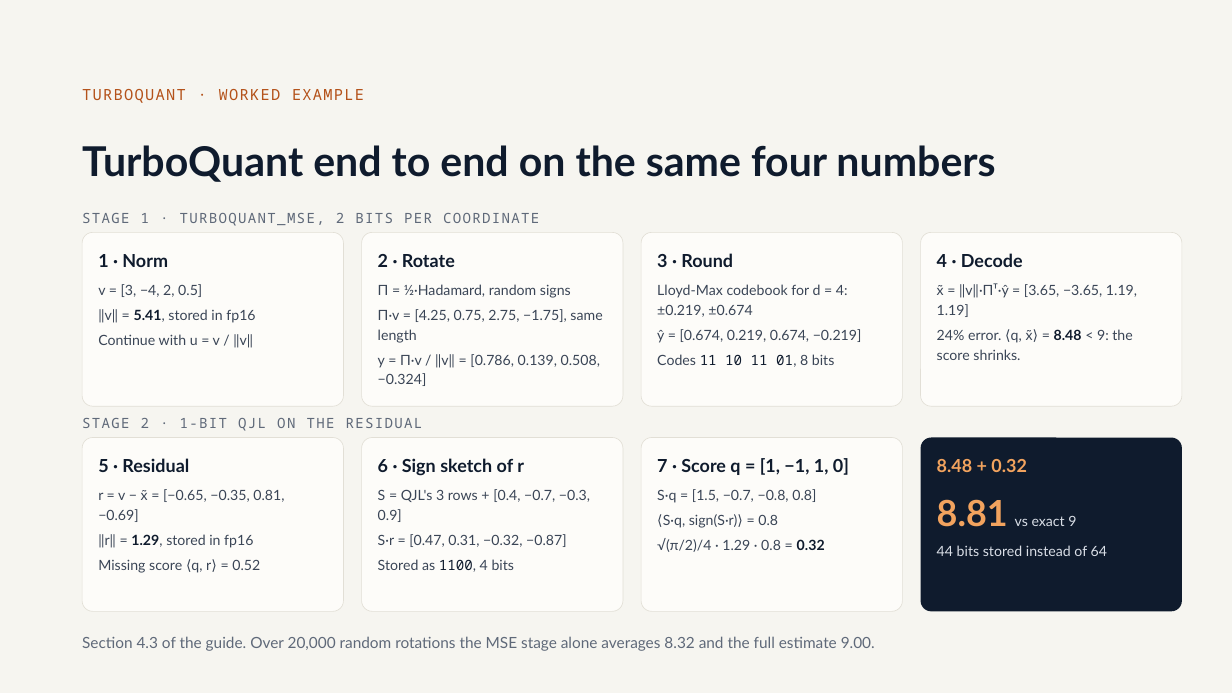
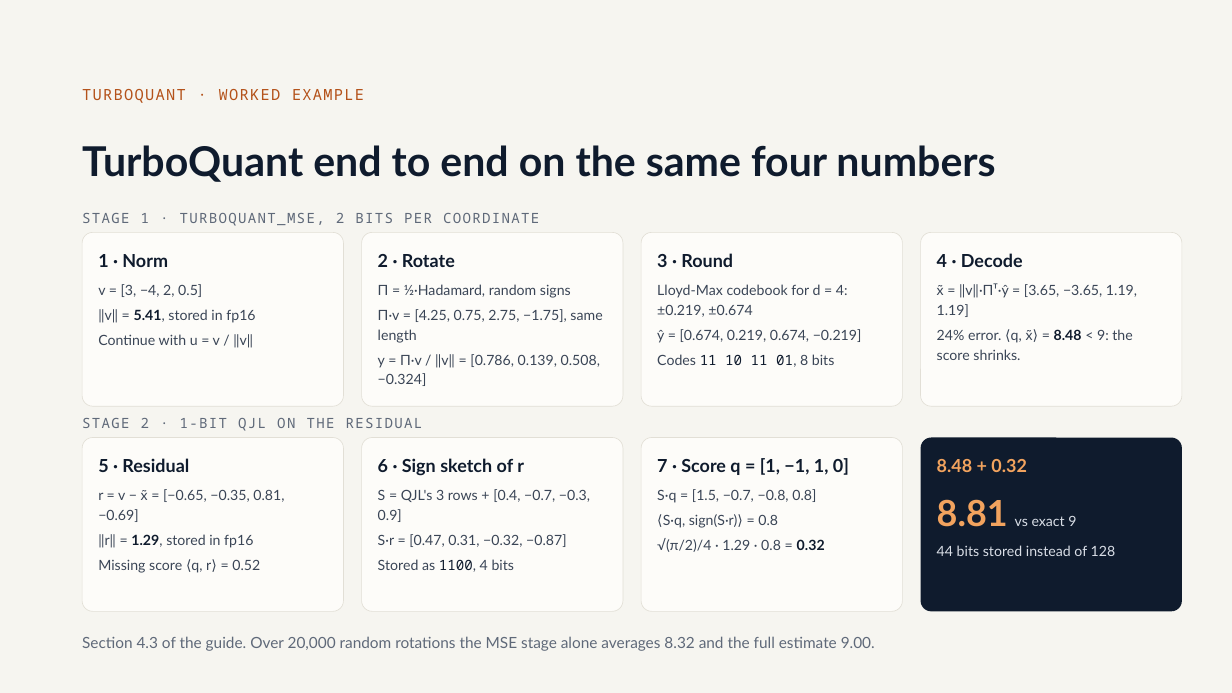
Before and after one commit to olonok69/ML_TurboQuant, a slide deck: slide 12 of docs/TurboQuant.pptx. Drawn at 1232x693 pixels with LibreOffice and Linux fonts; fonts in the diff are those of the drawing. Boxes give left, top, right and bottom in pixels: in the first picture for what was removed or moved away, otherwise in the second. Text is boxed around its words. In the diff, an @@ line names an element or a change of style, - is before the commit and + after.

Commit message:
Slide 12: compare the 44 stored bits with 128 bits of float32

```diff
--- a/docs/TurboQuant.pptx
+++ b/docs/TurboQuant.pptx
@@ text at bbox=[937, 545, 1116, 556]: text changed @@
-44 bits stored instead of 64
+44 bits stored instead of 128
```
